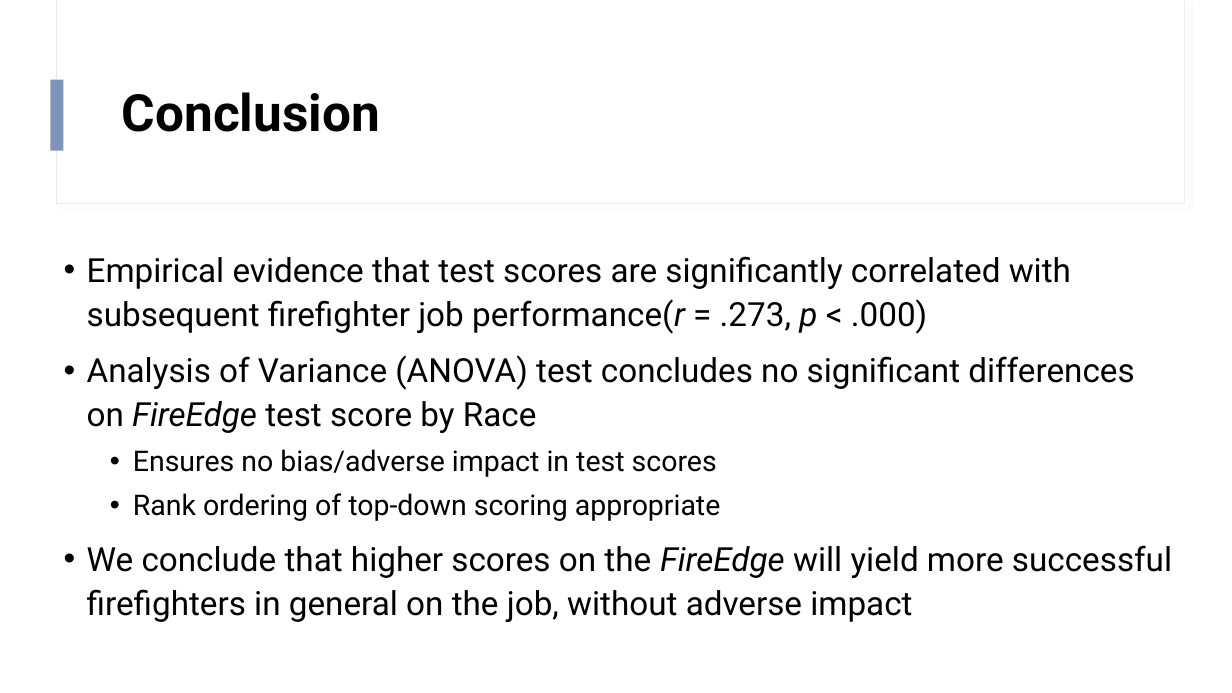
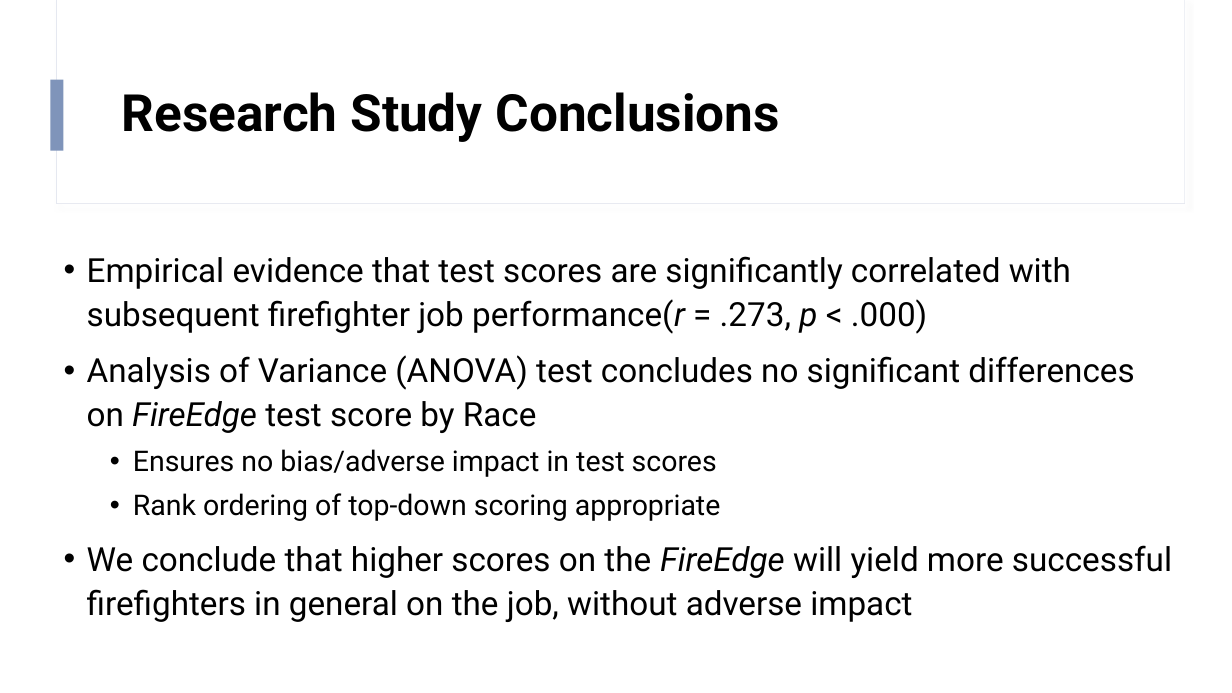
Before and after one commit to SzarR/FireEdge, a slide deck: slide 9 of FireEdge.pptx (slide 10 before the commit). Drawn at 1232x693 pixels with LibreOffice and Linux fonts; fonts in the diff are those of the drawing. Boxes give left, top, right and bottom in pixels: in the first picture for what was removed or moved away, otherwise in the second. Text is boxed around its words. In the diff, an @@ line names an element or a change of style, - is before the commit and + after.

```diff
--- a/FireEdge.pptx
+++ b/FireEdge.pptx
@@ title at [122, 92, 779, 142]: text changed @@
-Conclusion
+Research Study Conclusions
```
Also in this commit, not shown: 8 other slides changed, 2 other files.
